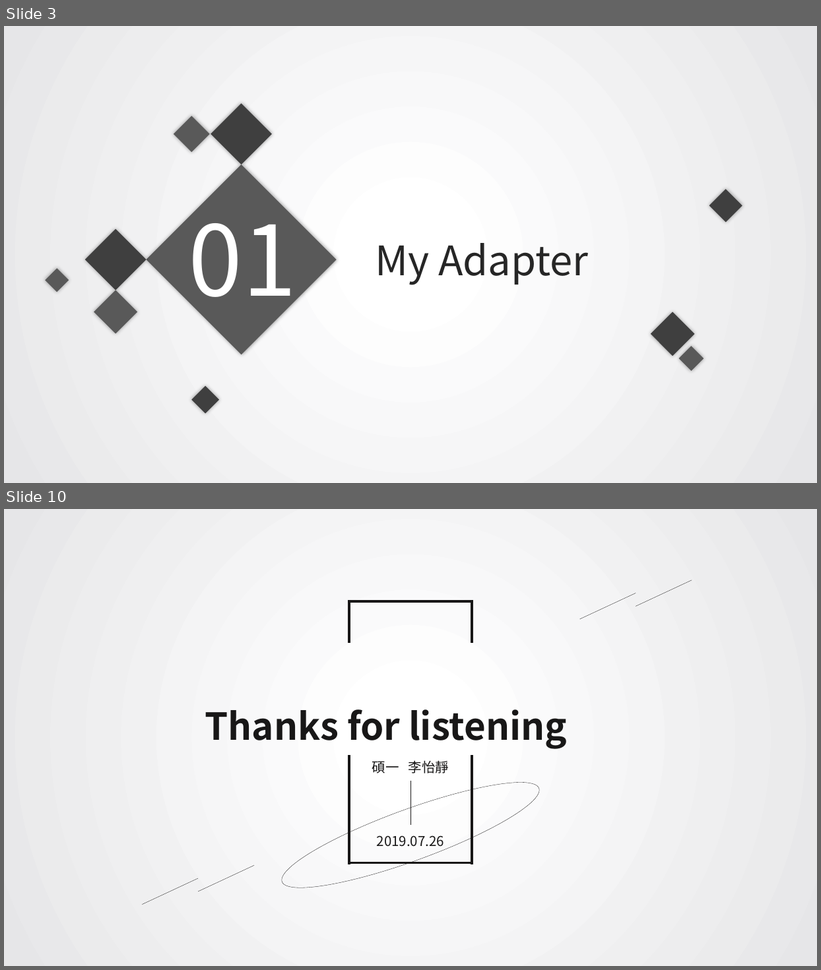
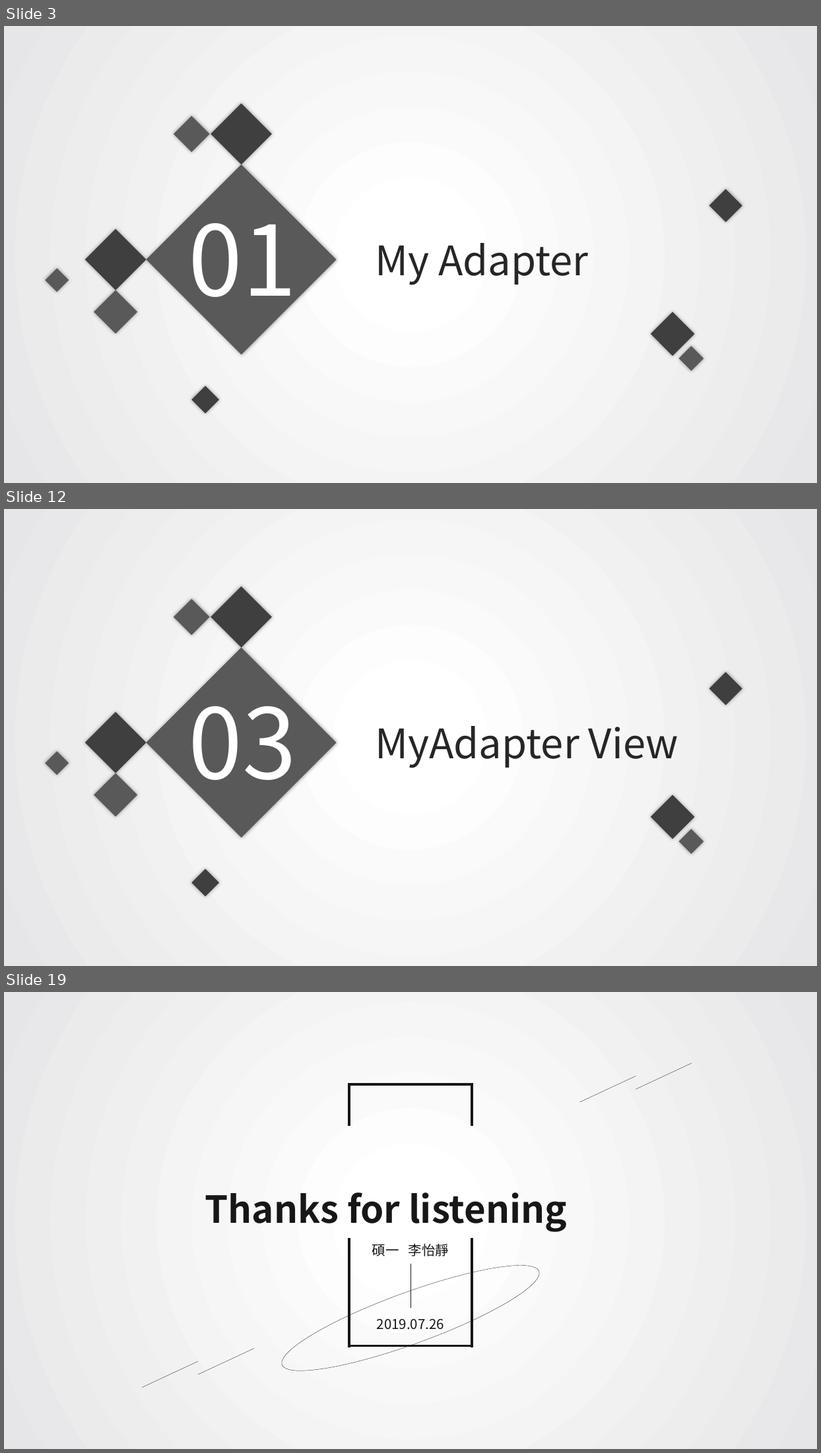
Before and after one commit to JoyceLi1210/JoyceLi1210.github.io, a slide deck: Android_HW3.pptx. Shown one above the other, each under a label of ours: slides 3 and 10 before the commit, slides 3, 12 and 19 after it; the slides between them are not shown. The pictures are 821x970 and 821x1453 pixels, drawn with LibreOffice and Linux fonts; fonts in the diff are those of the drawing; background and template pictures are left out. Boxes give left, top, right and bottom in pixels: in the first picture for what was removed or moved away, otherwise in the second. Text is boxed around its words. In the diff, an @@ line names an element or a change of style, - is before the commit and + after.

```diff
--- a/Android_HW3.pptx
+++ b/Android_HW3.pptx
@@ slide 12 added at bbox=[4, 509, 817, 966], background gradient #FFFFFF to #E6E6E8 @@
@@ rectangle added at bbox=[211, 587, 272, 648], fill #3F3F3F @@
@@ rectangle added at bbox=[174, 599, 210, 635], fill #595959 @@
@@ rectangle added at bbox=[147, 648, 337, 838], fill #595959 @@
@@ text added at bbox=[188, 680, 296, 803], 115 pt, text #FFFFFF @@
+03
@@ rectangle added at bbox=[710, 673, 742, 705], fill #3F3F3F @@
@@ rectangle added at bbox=[85, 712, 147, 774], fill #3F3F3F @@
@@ text added at bbox=[375, 726, 679, 768], 48 pt, text #262626 @@
+MyAdapter View
@@ rectangle added at bbox=[45, 751, 69, 776], fill #595959 @@
@@ rectangle added at bbox=[94, 774, 137, 817], fill #595959 @@
@@ rectangle added at bbox=[651, 795, 695, 840], fill #3F3F3F @@
@@ rectangle added at bbox=[679, 829, 704, 854], fill #595959 @@
@@ rectangle added at bbox=[191, 869, 219, 896], fill #3F3F3F @@
@@ what was slide 10 is now slide 19 @@
```
Also in this commit, not shown: 2 slides changed, 13 other slides added, 5 slides removed.
